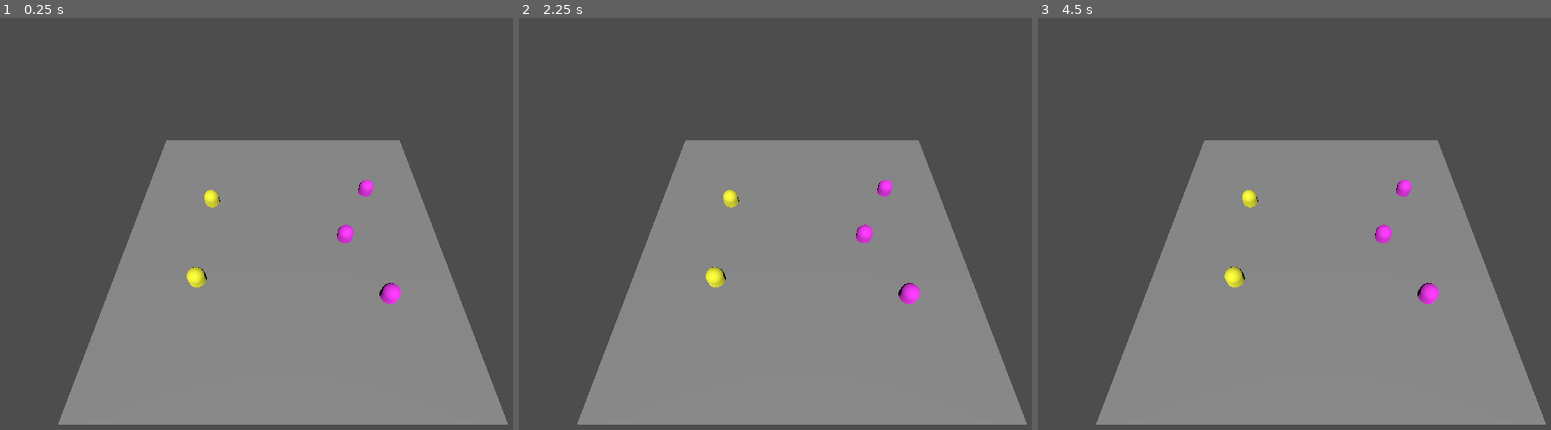
Above: before the commit, frames 1-3 (left to right).
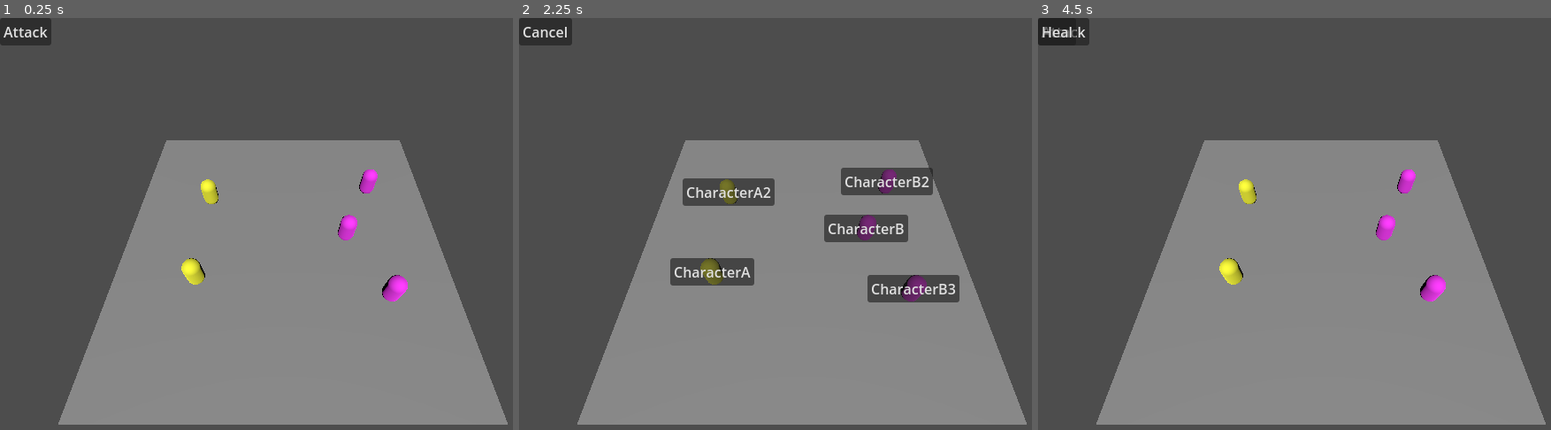
Above: after the commit, the same moments.

Repository: LordArugula/tb-rpg-godot
Game: Godot game, scene res://scenes/main.tscn
Two runs of this game, one before a commit and one after it. Both use one fixed random seed, a clock stepped at 60 frames per second and the inputs below.
Inputs (mouse positions are in pixels of both pictures, inside the frame that each line leads up to):
- Up to frame 1 (0.25 s): no input
- Up to frame 2 (2.25 s): click (544, 30) at 0.5 s, where only the run after the commit has a clickable "Attack"; click (544, 30) at 1.25 s, where only the run after the commit has a clickable "Cancel"; click (544, 30) at 2 s, where only the run after the commit has a clickable "Attack"
- Up to frame 3 (4.5 s): click (1232, 273) at 2.75 s, where only the run after the commit has a clickable "CharacterA"; click (1063, 30) at 3.5 s, where only the run after the commit has a clickable "Attack"; click (1248, 191) at 4.25 s, where only the run after the commit has a clickable "CharacterA2"

The runs differ from the first frame. In frame 1, 1.5% of the frame differs, in the area x 0-80%, y 0-70%; in frame 2, 6.2%, in the area x 0-86%, y 0-70%; in frame 3, 1.5%.

Commit message:
added basic UI and refactored battle_manager

Diff:
--- a/scenes/main.tscn
+++ b/scenes/main.tscn
@@ -1,9 +1,13 @@
-[gd_scene load_steps=5 format=3 uid="uid://cqcysic4rjbu8"]
+[gd_scene load_steps=9 format=3 uid="uid://cqcysic4rjbu8"]
 
 [ext_resource type="PackedScene" uid="uid://bstbupk84d55" path="res://scenes/environment.tscn" id="1_rchuw"]
+[ext_resource type="Script" uid="uid://djv1t5onqxfva" path="res://scripts/user_interface/actor_actions_menu.gd" id="2_tipki"]
 [ext_resource type="Script" uid="uid://djxf0bx482oy3" path="res://scripts/battle_manager.gd" id="2_wsbfn"]
+[ext_resource type="Script" uid="uid://w5c1rbmwsb57" path="res://scripts/user_interface/actor_target_menu.gd" id="3_85g3d"]
 [ext_resource type="PackedScene" uid="uid://dgcsda3cijeif" path="res://scenes/characters/character_a.tscn" id="3_jyhfs"]
+[ext_resource type="Script" uid="uid://b827f7dsehi6e" path="res://scripts/user_interface/actor_cancel_action_menu.gd" id="4_choun"]
 [ext_resource type="PackedScene" uid="uid://uka01qjj1jym" path="res://scenes/characters/character_b.tscn" id="4_tbgi4"]
+[ext_resource type="Script" uid="uid://bbgkwfqo0dj5y" path="res://scripts/user_interface/actor_stats_menu.gd" id="5_ya4ey"]
 
 [node name="Main" type="Node3D"]
 
@@ -15,20 +19,63 @@
 
 [node name="Environment" parent="." instance=ExtResource("1_rchuw")]
 
+[node name="UserInterface" type="Control" parent="."]
+layout_mode = 3
+anchors_preset = 15
+anchor_right = 1.0
+anchor_bottom = 1.0
+grow_horizontal = 2
+grow_vertical = 2
+mouse_filter = 2
+
+[node name="ActorActionsMenu" type="Control" parent="UserInterface"]
+layout_mode = 3
+anchors_preset = 0
+offset_right = 40.0
+offset_bottom = 40.0
+mouse_filter = 2
+script = ExtResource("2_tipki")
+
+[node name="ActorTargetMenu" type="Control" parent="UserInterface"]
+layout_mode = 1
+anchors_preset = 15
+anchor_right = 1.0
+anchor_bottom = 1.0
+grow_horizontal = 2
+grow_vertical = 2
+mouse_filter = 2
+script = ExtResource("3_85g3d")
+
+[node name="ActorCancelMenu" type="Control" parent="UserInterface"]
+layout_mode = 3
+anchors_preset = 0
+offset_right = 40.0
+offset_bottom = 40.0
+mouse_filter = 2
+script = ExtResource("4_choun")
+
+[node name="ActorStatsMenu" type="Control" parent="UserInterface"]
+layout_mode = 3
+anchors_preset = 0
+offset_right = 40.0
+offset_bottom = 40.0
+mouse_filter = 2
+script = ExtResource("5_ya4ey")
+
 [node name="BattleManager" type="Node" parent="."]
 script = ExtResource("2_wsbfn")
 
 [node name="CharacterA" parent="BattleManager" instance=ExtResource("3_jyhfs")]
-transform = Transform3D(1, 0, 0, 0, 1, 0, 0, 0, 1, -5, 0, 3)
+transform = Transform3D(1, 0, 0, 0, 1, 0, 0, 0, 1, -5, 1, 3)
 
 [node name="CharacterA2" parent="BattleManager" instance=ExtResource("3_jyhfs")]
-transform = Transform3D(1, 0, 0, 0, 1, 0, 0, 0, 1, -5, 0, -3)
+transform = Transform3D(1, 0, 0, 0, 1, 0, 0, 0, 1, -5, 1, -3)
 
 [node name="CharacterB" parent="BattleManager" instance=ExtResource("4_tbgi4")]
-transform = Transform3D(1, 0, 0, 0, 1, 0, 0, 0, 1, 4, 0, 0)
+transform = Transform3D(1, 0, 0, 0, 1, 0, 0, 0, 1, 4, 1, 0)
 
 [node name="CharacterB2" parent="BattleManager" instance=ExtResource("4_tbgi4")]
-transform = Transform3D(1, 0, 0, 0, 1, 0, 0, 0, 1, 6, 0, -4)
+transform = Transform3D(1, 0, 0, 0, 1, 0, 0, 0, 1, 6, 1, -4)
 
 [node name="CharacterB3" parent="BattleManager" instance=ExtResource("4_tbgi4")]
-transform = Transform3D(1, 0, 0, 0, 1, 0, 0, 0, 1, 6, 0, 4)
+transform = Transform3D(1, 0, 0, 0, 1, 0, 0, 0, 1, 6, 1, 4)
--- a/scripts/abilities/ability_controller.gd
+++ b/scripts/abilities/ability_controller.gd
@@ -39,5 +39,9 @@
 	pass
 
 
+func can_target(_actor: ActorController, _target: ActorController):
+	return true;
+
+
 signal on_activated(actor: ActorController, targets: Array[ActorController]);
 signal on_resolved(actor: ActorController, targets: Array[ActorController]);
--- a/scripts/abilities/targets/ability_target_filter.gd
+++ b/scripts/abilities/targets/ability_target_filter.gd
@@ -6,10 +6,10 @@
 
 ## Filters the possible targets for an ability.
 func apply(_actor: ActorController, _actors: Array[ActorController]) -> Array[ActorController]:
-    push_error("Function not implemented.");
-    return [];
+	push_error("Function not implemented.");
+	return [];
 
 ## Checks if all targets are valid.
 func matches(_actor: ActorController, _actors: Array[ActorController]) -> bool:
-    push_error("Function not implemented.");
-    return false;
+	push_error("Function not implemented.");
+	return false;
--- a/scripts/abilities/targets/enemy_target_filter.gd
+++ b/scripts/abilities/targets/enemy_target_filter.gd
@@ -1,8 +1,8 @@
 extends AbilityTargetFilter;
 
 func apply(actor: ActorController, actors: Array[ActorController]) -> Array[ActorController]:
-    return actors.filter(func(target): return target.faction != actor.faction);
+	return actors.filter(func(target): return target.faction != actor.faction);
 
 
 func matches(actor: ActorController, actors: Array[ActorController]) -> bool:
-    return actors.all(func(target): return target.faction != actor.faction)
+	return actors.all(func(target): return target.faction != actor.faction)
--- a/scripts/abilities/targets/single_target_filter.gd
+++ b/scripts/abilities/targets/single_target_filter.gd
@@ -1,8 +1,8 @@
 extends AbilityTargetFilter;
 
 func apply(actor: ActorController, actors: Array[ActorController]) -> Array[ActorController]:
-    return actors;
+	return actors;
 
 
 func matches(actor: ActorController, actors: Array[ActorController]) -> bool:
-    return actors.size() == 1;
+	return actors.size() == 1;
--- a/scripts/actor_controller.gd
+++ b/scripts/actor_controller.gd
@@ -14,28 +14,13 @@
 @onready
 var animation_player: AnimationPlayer = $AnimationPlayer;
 
-var current_ability: AbilityController;
-
 func start_turn():
 	turn_started.emit(self);
+	pass
 
-	var ability = await ability_selected;
-	if (ability == null):
-		return ;
 
-	current_ability = ability;
-	print("%s selected %s" % [self.name, ability.name]);
-
-	var targets: Array[ActorController] = [];
-	targets.assign(await targets_selected);
-
-	print("%s used %s on %s" % [self.name, ability.name, targets]);
-
-	activate_ability(ability, targets);
-
+func end_turn():
 	turn_ended.emit(self);
-	current_ability = null;
-
 	pass
 
 
@@ -57,7 +42,7 @@
 
 func take_damage(amount: float):
 	var health = stats.get_stat(&"Health");
-	stats.set_stat(&"Health", health.value - amount);
+	health.value -= amount;
 
 	damage_taken.emit(self, amount);
 
@@ -66,7 +51,7 @@
 
 func take_healing(amount: float):
 	var health = stats.get_stat(&"Health");
-	stats.set_stat(&"Health", health.value + amount);
+	health.value += amount;
 
 	healing_taken.emit(self, amount);
 
@@ -78,6 +63,3 @@
 
 signal damage_taken(actor: ActorController, amount: float);
 signal healing_taken(actor: ActorController, amount: float);
-
-signal ability_selected(ability: AbilityController);
-signal targets_selected(targets: Array[ActorController]);
--- a/scripts/battle_manager.gd
+++ b/scripts/battle_manager.gd
@@ -1,4 +1,6 @@
 extends Node
+
+class_name BattleManager;
 
 var turnQueue: TurnQueue;
 
@@ -10,39 +12,74 @@
 		turnQueue.add_end(child);
 		pass
 
-	while (true):
-		var actor = turnQueue.get_current();
-		print("%s started their turn." % actor.name);
-		actor.start_turn();
-
-		await actor.turn_ended;
-		print("%s ended their turn." % actor.name);
-
-		turnQueue.move_next();
-		pass
-
+	start_battle.call_deferred();
 	pass
 
-func _input(event: InputEvent) -> void:
-	if (event is InputEventKey and event.is_pressed()):
-		if (event.keycode >= KEY_1 and event.keycode < KEY_9):
-			var index = event.keycode - KEY_1;
-			var actor = turnQueue.get_current();
 
-			if actor.current_ability == null:
-				if (index >= 0 and index < actor.abilities.count):
-					var ability = actor.abilities.get_at(index);
-					actor.ability_selected.emit(ability);
+func start_battle():
+	battle_started.emit();
+	start_turn();
+	pass
 
-					var targets = await ability_targets_selected;
-					actor.targets_selected.emit(targets);
-					pass
-			else:
-				var possible_targets = actor.current_ability.target_controller.get_targets(actor, turnQueue.actors);
-				if (index >= 0 and index < possible_targets.size()):
-					ability_targets_selected.emit([possible_targets[index]]);
+
+func start_turn():
+	var actor = turnQueue.get_current();
+	actor_turn_started.emit(actor);
+	actor.start_turn();
 
 	pass
 
 
-signal ability_targets_selected(targets: Array[ActorController]);
+func end_turn():
+	var actor = turnQueue.get_current();
+	actor_turn_ended.emit(actor);
+	actor.end_turn();
+
+	if turnQueue.actors.all(func(_actor): return _actor.faction != &"Player"):
+		battle_ended.emit();
+		battle_lost.emit();
+		return ;
+
+	if turnQueue.actors.all(func(_actor): return _actor.faction == &"Player"):
+		battle_ended.emit();
+		battle_won.emit();
+		return ;
+
+	turnQueue.move_next();
+	start_turn();
+	pass
+
+
+func select_ability(actor: ActorController, ability: AbilityController):
+	actor_ability_selected.emit(actor, ability);
+	pass
+
+
+func unselect_ability(actor: ActorController, ability: AbilityController):
+	actor_ability_unselected.emit(actor, ability);
+	pass
+
+
+func confirm_ability_targets(actor: ActorController, ability: AbilityController, targets: Array[ActorController]):
+	actor_ability_used.emit(actor, ability, targets);
+	actor.activate_ability(ability, targets);
+
+	end_turn();
+	pass
+
+
+func get_possible_targets(actor: ActorController, ability: AbilityController) -> Array[ActorController]:
+	return turnQueue.actors.filter(func(_actor): return ability.can_target(actor, _actor));
+
+
+signal actor_ability_selected(actor: ActorController, ability: AbilityController);
+signal actor_ability_unselected(actor: ActorController, ability: AbilityController);
+
+signal battle_started();
+signal battle_ended();
+signal battle_won();
+signal battle_lost();
+
+signal actor_turn_started(actor: ActorController);
+signal actor_turn_ended(actor: ActorController);
+signal actor_ability_used(actor: ActorController, ability: AbilityController, targets: Array[ActorController]);
--- a/scripts/stats/stat_controller.gd
+++ b/scripts/stats/stat_controller.gd
@@ -5,21 +5,39 @@
 @export
 var base_value: float;
 
-var value: float;
+var current_value: float;
+
+var value: float:
+	get:
+		return base_value;
+	set(newValue):
+		base_value = newValue;
+		compute();
 
 var modifiers: Array[StatModifier];
 
 func _ready():
-    modifiers.assign(get_children().filter(func(child): return child is StatModifier));
-    compute();
+	modifiers.assign(get_children().filter(func(child): return child is StatModifier));
+	compute();
 
-    pass
+	pass
 
 
 func compute():
-    value = base_value;
-    for modifier in modifiers:
-        value = modifier.modify(base_value, value);
-        pass
+	current_value = base_value;
+	for modifier in modifiers:
+		current_value = modifier.modify(base_value, current_value);
+		pass
+	pass
 
-    pass
+
+func add_modifier(statModifier: StatModifier):
+	modifiers.push_back(statModifier);
+	compute();
+	pass
+
+
+func remove_modifier(statModifier: StatModifier):
+	modifiers.erase(statModifier);
+	compute();
+	pass
--- a/scripts/stats/stat_modifier.gd
+++ b/scripts/stats/stat_modifier.gd
@@ -3,5 +3,5 @@
 class_name StatModifier;
 
 func modify(_base_value: float, _current_value: float) -> float:
-    push_error("Function not implemented.");
-    return 0;
+	push_error("Function not implemented.");
+	return 0;
--- a/scripts/stats/stat_set.gd
+++ b/scripts/stats/stat_set.gd
@@ -21,6 +21,12 @@
 	return stats[stat];
 
 
-func set_stat(stat: StringName, value: float):
-	stats[stat].value = value;
-	pass
+func add_stat(stat: StringName, value: float) -> StatController:
+	if stats.has(stat):
+		return stats[stat];
+
+	var statController = StatController.new();
+	statController.name = stat;
+	statController.value = value;
+	stats[stat] = statController;
+	return statController;
--- /dev/null
+++ b/scripts/user_interface/actor_actions_menu.gd
@@ -0,0 +1,41 @@
+extends Node
+
+@onready
+var battle_manager: BattleManager = $"/root/Main/BattleManager";
+
+func _ready() -> void:
+	battle_manager.actor_turn_started.connect(_on_battle_manager_actor_turn_started);
+	battle_manager.actor_ability_unselected.connect(_on_battle_manager_actor_ability_unselected);
+	pass
+
+
+func _on_battle_manager_actor_turn_started(actor: ActorController):
+	show_menu(actor);
+	pass
+
+
+func _on_battle_manager_actor_ability_unselected(actor: ActorController, _ability: AbilityController):
+	show_menu(actor);
+	pass
+
+
+func show_menu(actor: ActorController):
+	for ability in actor.abilities.abilities:
+		var button = Button.new();
+		button.text = ability.name;
+		button.pressed.connect(func():
+			battle_manager.select_ability(actor, ability);
+			hide_menu();
+			pass
+		);
+
+		self.add_child(button);
+		pass
+	pass
+
+
+func hide_menu():
+	for child in self.get_children():
+		child.queue_free();
+
+	pass
--- /dev/null
+++ b/scripts/user_interface/actor_cancel_action_menu.gd
@@ -0,0 +1,39 @@
+extends Node
+
+@onready
+var battle_manager: BattleManager = $"/root/Main/BattleManager";
+
+func _ready() -> void:
+	battle_manager.actor_ability_selected.connect(_on_battle_manager_actor_ability_selected);
+	battle_manager.actor_ability_used.connect(_on_battle_manager_actor_ability_used);
+	pass
+
+
+func _on_battle_manager_actor_ability_selected(actor: ActorController, ability: AbilityController):
+	show_menu(actor, ability);
+	pass
+
+
+func _on_battle_manager_actor_ability_used(_actor: ActorController, _ability: AbilityController, _targets: Array[ActorController]):
+	hide_menu();
+	pass
+
+
+func show_menu(actor: ActorController, ability: AbilityController):
+	var button = Button.new();
+	button.text = "Cancel";
+	button.pressed.connect(func():
+		battle_manager.unselect_ability(actor, ability);
+		hide_menu();
+		pass
+	);
+
+	self.add_child(button);
+	pass
+
+
+func hide_menu():
+	for child in self.get_children():
+		child.queue_free();
+
+	pass
--- /dev/null
+++ b/scripts/user_interface/actor_stats_menu.gd
@@ -0,0 +1 @@
+extends Node
--- /dev/null
+++ b/scripts/user_interface/actor_target_menu.gd
@@ -0,0 +1,53 @@
+extends Node
+
+@onready
+var battle_manager: BattleManager = $"/root/Main/BattleManager";
+@onready
+var camera: Camera3D = $"/root/Main/Camera3D";
+
+func _ready() -> void:
+	battle_manager.actor_ability_selected.connect(_on_battle_manager_actor_ability_selected);
+	battle_manager.actor_ability_unselected.connect(_on_battle_manager_actor_ability_unselected);
+
+	pass
+
+
+func _on_battle_manager_actor_ability_selected(actor: ActorController, ability: AbilityController):
+	show_menu(actor, ability);
+	pass
+
+
+func _on_battle_manager_actor_ability_unselected(_actor: ActorController, _ability: AbilityController):
+	hide_menu();
+	pass
+
+
+func show_menu(actor: ActorController, ability: AbilityController):
+	var targets: Array[ActorController] = battle_manager.get_possible_targets(actor, ability);
+
+	for target in targets:
+		var button = Button.new();
+		button.text = target.name;
+		button.pressed.connect(func():
+			battle_manager.confirm_ability_targets(actor, ability, [target]);
+			hide_menu();
+			pass
+		);
+		set_button_position.call_deferred(button, camera.unproject_position(target.position));
+		self.add_child(button);
+		pass
+
+	pass
+
+
+func hide_menu():
+	for child in self.get_children():
+		child.queue_free();
+
+	pass
+
+
+func set_button_position(button: Button, position: Vector2):
+	var offset = button.size / 2;
+	button.set_position(position - offset);
+	pass
Not shown, added: scripts/user_interface/actor_actions_menu.gd.uid
Not shown, added: scripts/user_interface/actor_cancel_action_menu.gd.uid
Not shown, added: scripts/user_interface/actor_stats_menu.gd.uid
Not shown, added: scripts/user_interface/actor_target_menu.gd.uid
